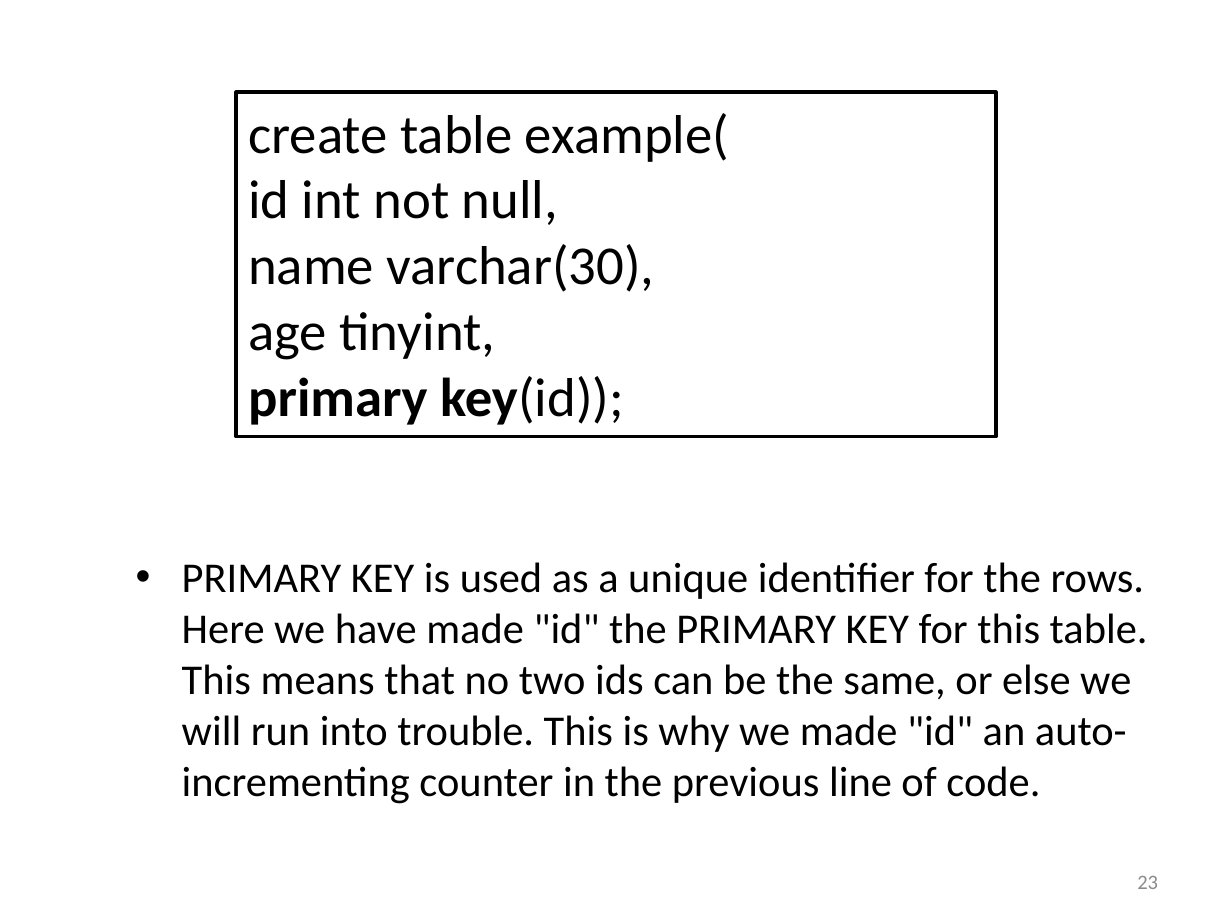
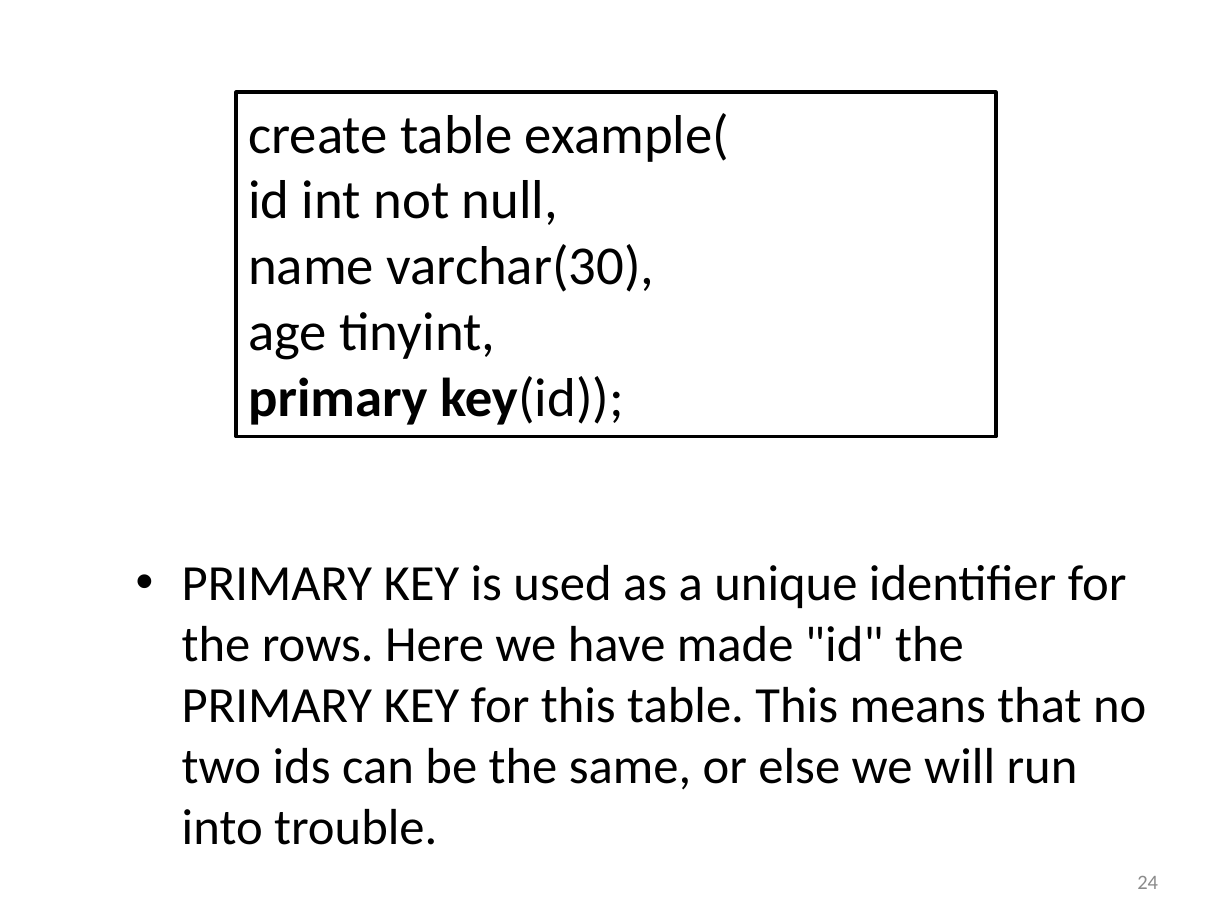
Before and after one commit to cniedotus/Python_scrape, a slide deck: slide 24 of Python Tutorial.pptx (slide 23 before the commit). Drawn at 1232x924 pixels with LibreOffice and Linux fonts; fonts in the diff are those of the drawing. Boxes give left, top, right and bottom in pixels: in the first picture for what was removed or moved away, otherwise in the second. Text is boxed around its words. In the diff, an @@ line names an element or a change of style, - is before the commit and + after.

```diff
--- a/Python Tutorial.pptx
+++ b/Python Tutorial.pptx
@@ text at bbox=[182, 565, 1146, 790]: text changed; size 24.8 to 29.6 pt @@
-• PRIMARY KEY is used as a unique identifier for the rows. Here we have made "id" the PRIMARY KEY for this table. This means that no two ids can be the same, or else we will run into trouble. This is why we made "id" an auto-incrementing counter in the previous line of code.
+• PRIMARY KEY is used as a unique identifier for the rows. Here we have made "id" the PRIMARY KEY for this table. This means that no two ids can be the same, or else we will run into trouble.
@@ page number at bbox=[1137, 876, 1158, 889]: text changed @@
-23
+24
```
Also in this commit, not shown: 2 other slides changed, 3 slides added, 1 slide removed, 6 other files.
